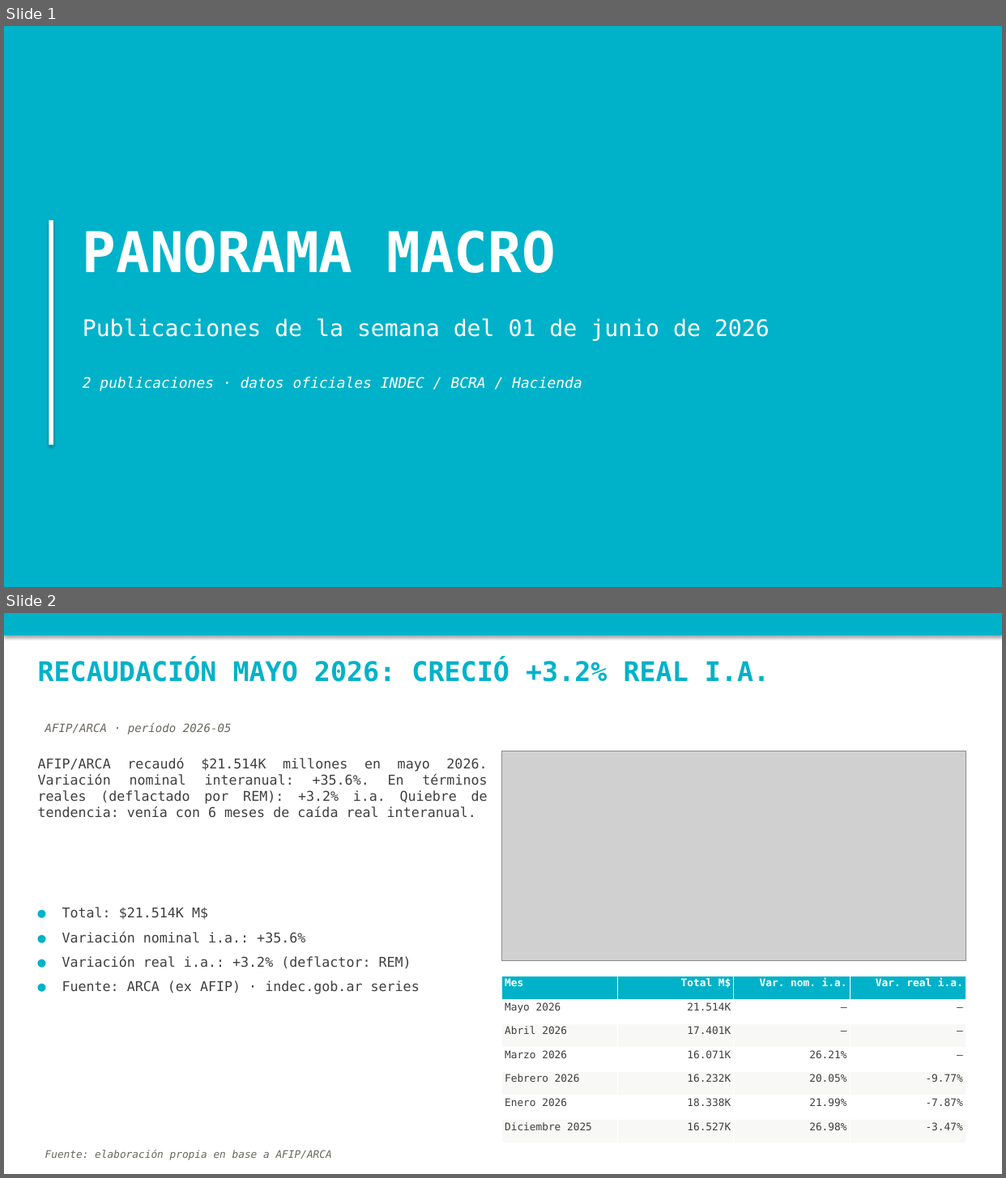
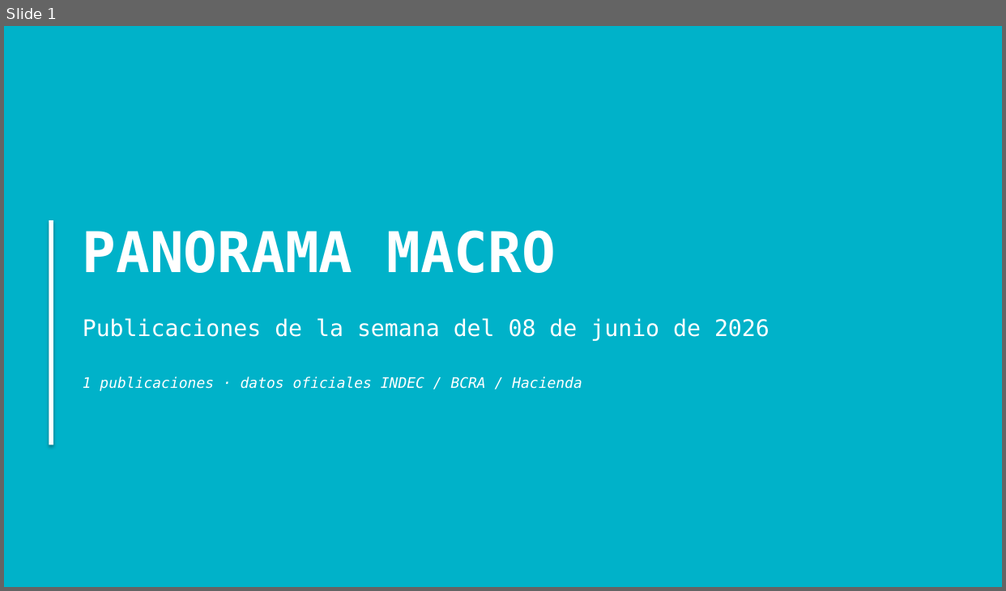
Before and after one commit to nwalovnik/boludos-ppt, a slide deck: publicaciones_semana.pptx. Shown one above the other, each under a label of ours: slides 1 and 2 before the commit, slide 1 after it. The pictures are 1006x1178 and 1006x591 pixels, drawn with LibreOffice and Linux fonts; fonts in the diff are those of the drawing; grey boxes stand for pictures. Boxes give left, top, right and bottom in pixels: in the first picture for what was removed or moved away, otherwise in the second. Text is boxed around its words. In the diff, an @@ line names an element or a change of style, - is before the commit and + after.

Commit message:
data: update 2026-06-10 ( data.json despidos.json scraper/historical_despidos.json scraper/calendar_oficial.json publicaciones_semana.pptx)

```diff
--- a/publicaciones_semana.pptx
+++ b/publicaciones_semana.pptx
@@ slide 2 removed at (x1=4, y1=613, x2=1002, y2=1174), background #FFFFFF @@
@@ rectangle removed at (x1=4, y1=613, x2=1002, y2=636) @@
@@ text removed at (x1=38, y1=658, x2=769, y2=682) @@
-RECAUDACIÓN MAYO 2026: CRECIÓ +3.2% REAL I.A.
@@ text removed at (x1=45, y1=723, x2=232, y2=735) @@
-AFIP/ARCA · período 2026-05
@@ text removed at (x1=38, y1=757, x2=488, y2=818) @@
-AFIP/ARCA recaudó $21.514K millones en mayo 2026. Variación nominal interanual: +35.6%. En términos reales (deflactado por REM): +3.2% i.a. Quiebre de tendencia: venía con 6 meses de caída real interanual.
@@ picture removed at (x1=502, y1=752, x2=966, y2=961) @@
@@ text removed at (x1=62, y1=907, x2=420, y2=995) @@
-● Total: $21.514K M$
-● Variación nominal i.a.: +35.6%
-● Variación real i.a.: +3.2% (deflactor: REM)
-● Fuente: ARCA (ex AFIP) · indec.gob.ar series
@@ table removed at (x1=502, y1=976, x2=966, y2=1144), 7 rows, 4 columns @@
-Mes | Total M$ | Var. nom. i.a. | Var. real i.a.
-Mayo 2026 | 21.514K | — | —
-Abril 2026 | 17.401K | — | —
-Marzo 2026 | 16.071K | 26.21% | —
-Febrero 2026 | 16.232K | 20.05% | -9.77%
-Enero 2026 | 18.338K | 21.99% | -7.87%
-Diciembre 2025 | 16.527K | 26.98% | -3.47%
@@ text removed at (x1=45, y1=1150, x2=332, y2=1161) @@
-Fuente: elaboración propia en base a AFIP/ARCA
@@ slide 1 changed as well @@
@@ text at (x1=83, y1=318, x2=769, y2=341): text changed @@
-Publicaciones de la semana del 01 de junio de 2026
+Publicaciones de la semana del 08 de junio de 2026
@@ text at (x1=83, y1=377, x2=582, y2=391): text changed @@
-2 publicaciones · datos oficiales INDEC / BCRA / Hacienda
+1 publicaciones · datos oficiales INDEC / BCRA / Hacienda
```
Also in this commit, not shown: 1 other slide changed, 4 other files.
